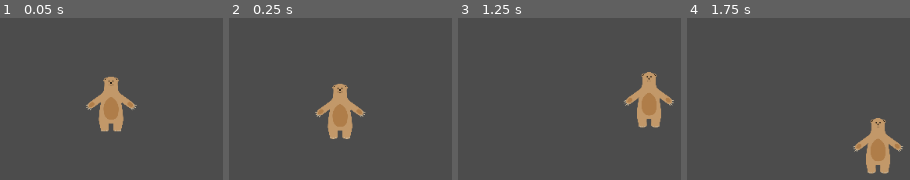
Above: before the commit, frames 1-4 (left to right).
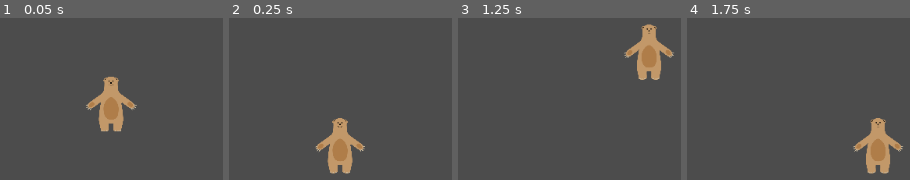
Above: after the commit, the same moments.

Repository: lendroit/ice-bear
Game: Godot game, scene res://World.tscn
Same seed, same stepped clock (60 frames per second), same inputs: the game is played once before the commit and once after it.
Inputs:
- Up to frame 1 (0.05 s): no input
- Up to frame 2 (0.25 s): no input
- Up to frame 3 (1.25 s): tap Enter at 0.5 s; hold Right (walk_right) from 0.53 s (still down); tap Space (jump) at 0.6, 0.77, 1.07 s
- Up to frame 4 (1.75 s): keep holding Right (walk_right); tap Space (jump) at 1.35, 1.52 s

Frame 1 is identical in both runs. In frame 2, 5.9% of the frame differs, in the area x 38-62%, y 40-97%; in frame 3, 6.9%, in the area x 74-97%, y 3-68%; in frame 4, less than 0.1%.

Commit message:
add double jumpe by default

Diff:
--- a/Player.gd
+++ b/Player.gd
@@ -5,6 +5,7 @@
 export (int) var gravity = 4000
 
 var velocity = Vector2.ZERO
+var double_jumped = false
 
 func get_input():
 	velocity.x = 0
@@ -19,4 +20,8 @@
 	velocity = move_and_slide(velocity, Vector2.UP)
 	if Input.is_action_just_pressed("jump"):
 		if is_on_floor():
+			double_jumped = false
 			velocity.y = jump_speed
+		elif not double_jumped:
+			double_jumped = true
+			velocity.y = jump_speed
--- a/World.tscn
+++ b/World.tscn
@@ -1,16 +1,24 @@
-[gd_scene load_steps=3 format=2]
+[gd_scene load_steps=4 format=2]
 
 [ext_resource path="res://Player.tscn" type="PackedScene" id=1]
 
 [sub_resource type="RectangleShape2D" id=2]
-extents = Vector2( 282.335, 34.5112 )
+extents = Vector2( 591.965, 34.5112 )
+
+[sub_resource type="RectangleShape2D" id=3]
+extents = Vector2( 26.0672, 479.558 )
 
 [node name="World" type="Node2D"]
 
 [node name="Player" parent="." instance=ExtResource( 1 )]
+position = Vector2( 149.435, -48.2363 )
 
 [node name="PlateForme" type="StaticBody2D" parent="."]
 
-[node name="CollisionShape2D" type="CollisionShape2D" parent="PlateForme"]
-position = Vector2( -3.17809, 79.9897 )
+[node name="sol" type="CollisionShape2D" parent="PlateForme"]
+position = Vector2( -3.17809, 76.3203 )
 shape = SubResource( 2 )
+
+[node name="mur1" type="CollisionShape2D" parent="PlateForme"]
+position = Vector2( -184.395, 77.0637 )
+shape = SubResource( 3 )
